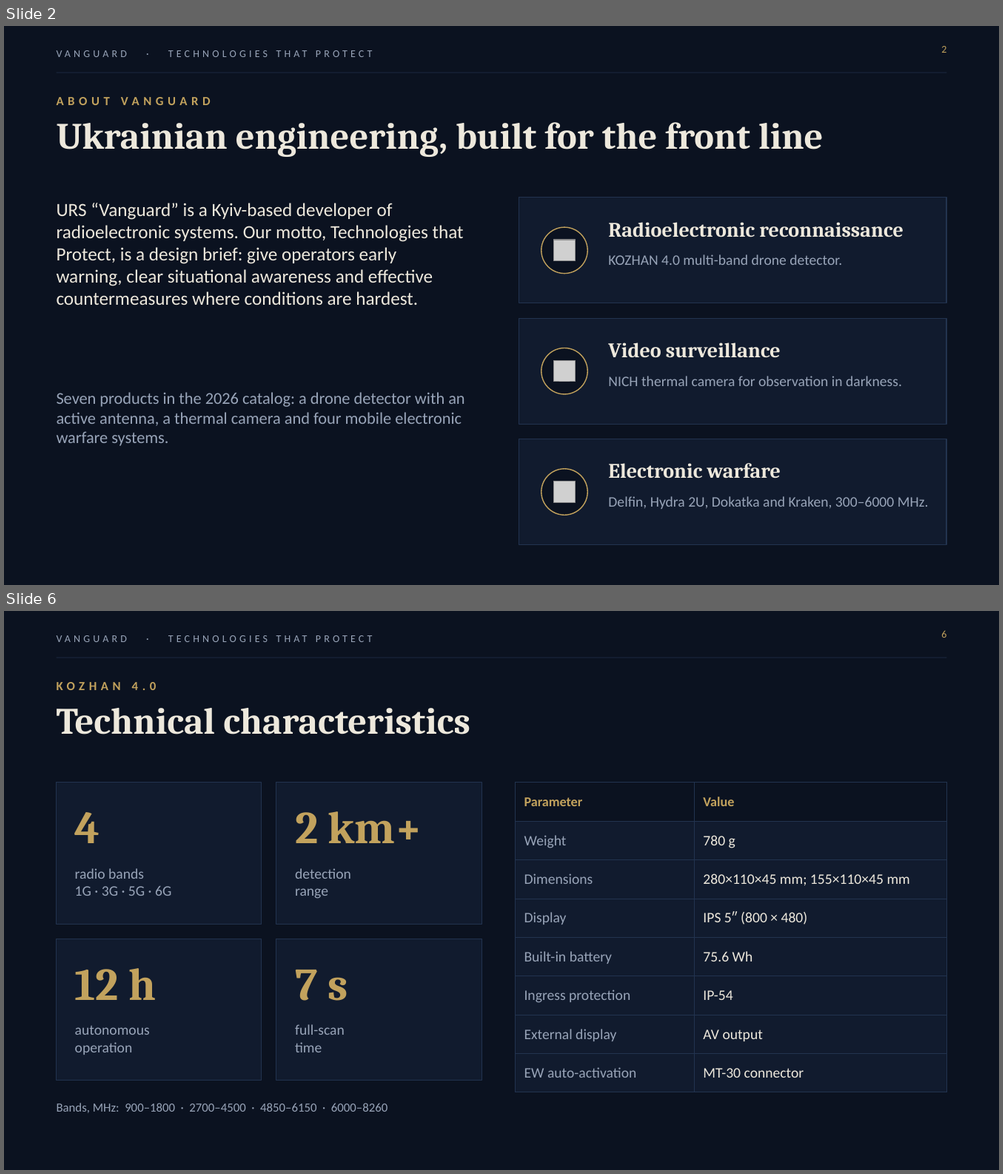
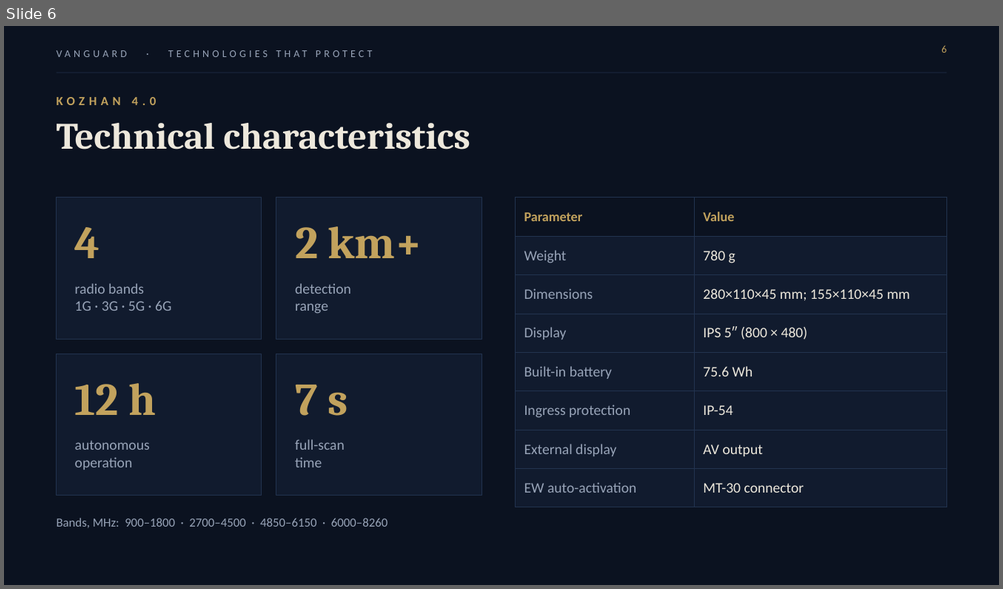
Before and after one commit to Orangepranik/presentation-vanguard, a slide deck: Vanguard_Investor_Presentation_Norway.pptx. Shown one above the other, each under a label of ours: slides 2 and 6 before the commit, slide 6 after it; the slides between them are not shown. The pictures are 1003x1174 and 1003x589 pixels, drawn with LibreOffice and Linux fonts; fonts in the diff are those of the drawing; grey boxes stand for pictures; background and template pictures are left out. Boxes give left, top, right and bottom in pixels: in the first picture for what was removed or moved away, otherwise in the second. Text is boxed around its words. In the diff, an @@ line names an element or a change of style, - is before the commit and + after.

```diff
--- a/Vanguard_Investor_Presentation_Norway.pptx
+++ b/Vanguard_Investor_Presentation_Norway.pptx
@@ slide 2 removed at (4, 26, 999, 585), background #0B1220; not listed: 2 template elements that a slide beside it also shows @@
@@ page number removed at (941, 46, 946, 53) @@
-2
@@ text removed at (57, 97, 210, 105) @@
-ABOUT VANGUARD
@@ text removed at (57, 122, 822, 157) @@
-Ukrainian engineering, built for the front line
@@ text removed at (57, 203, 464, 305) @@
-URS “Vanguard” is a Kyiv-based developer of radioelectronic systems. Our motto, Technologies that Protect, is a design brief: give operators early warning, clear situational awareness and effective countermeasures where conditions are hardest.
@@ rectangle removed at (519, 198, 946, 304) @@
@@ text removed at (608, 222, 903, 238) @@
-Radioelectronic reconnaissance
@@ ellipse removed at (541, 227, 587, 274) @@
@@ picture removed at (554, 240, 575, 262) @@
@@ text removed at (608, 255, 842, 265) @@
-KOZHAN 4.0 multi-band drone detector.
@@ rectangle removed at (519, 318, 946, 424) @@
@@ ellipse removed at (541, 349, 587, 395) @@
@@ text removed at (608, 343, 780, 358) @@
-Video surveillance
@@ picture removed at (554, 361, 575, 383) @@
@@ text removed at (608, 376, 902, 386) @@
-NICH thermal camera for observation in darkness.
@@ text removed at (57, 392, 464, 446) @@
-Seven products in the 2026 catalog: a drone detector with an active antenna, a thermal camera and four mobile electronic warfare systems.
@@ rectangle removed at (519, 440, 946, 545) @@
@@ ellipse removed at (541, 469, 587, 515) @@
@@ text removed at (608, 463, 781, 478) @@
-Electronic warfare
@@ picture removed at (554, 482, 575, 503) @@
@@ text removed at (608, 497, 928, 509) @@
-Delfin, Hydra 2U, Dokatka and Kraken, 300–6000 MHz.
```
Also in this commit, not shown: 4 slides changed, 5 slides added, 4 other slides removed, 1 other file.
